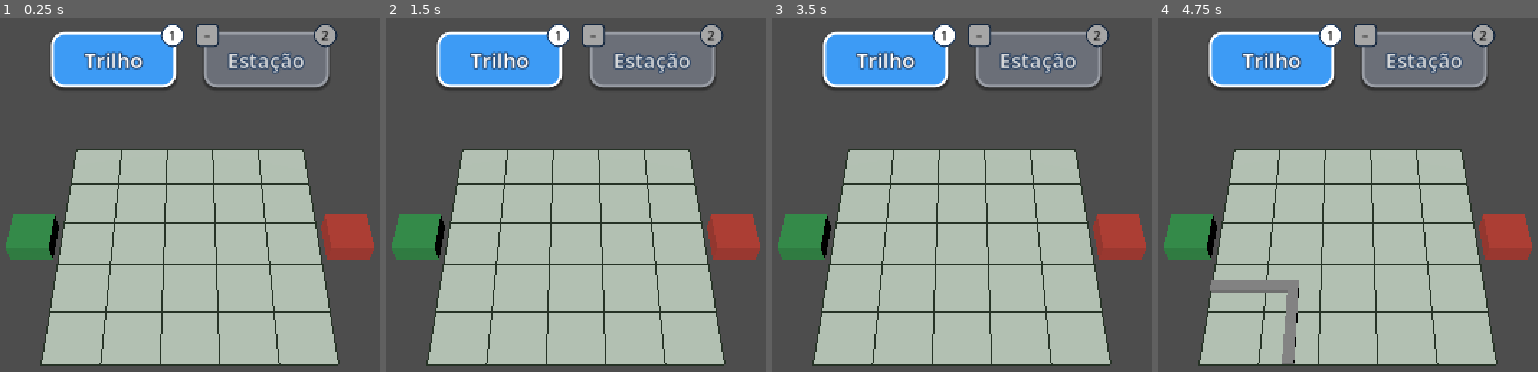
Above: before the commit, frames 1-4 (left to right).
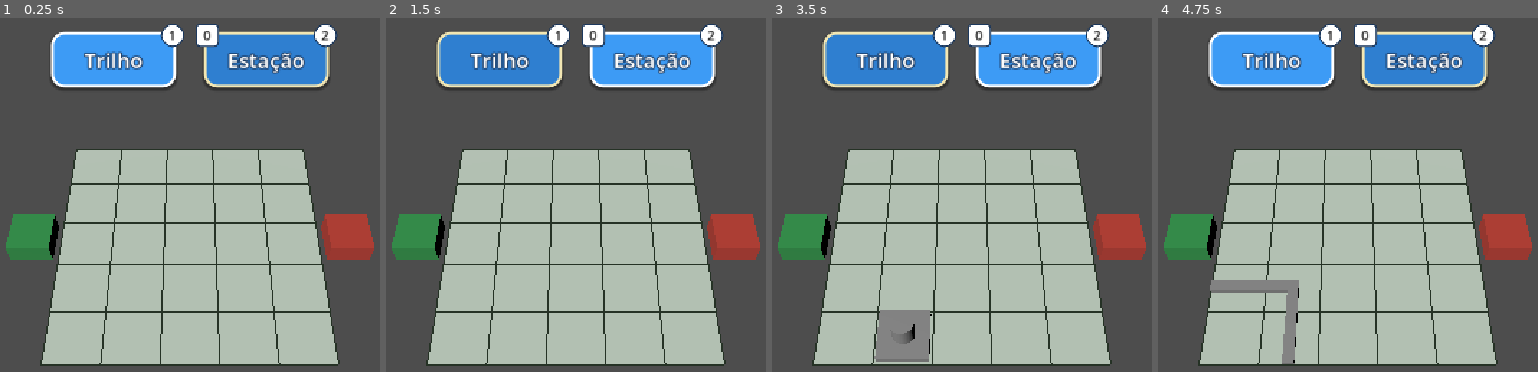
Above: after the commit, the same moments.

Repository: Danil0Ribeir0/automatoon-godot
Game: Godot game, scene res://scenes/game/GameWorld.tscn
The game is run twice, just before and just after one commit, with the same random seed, the same clock (stepped at 60 frames per second) and the same inputs.
Inputs (mouse positions are in pixels of both pictures, inside the frame that each line leads up to):
- Up to frame 1 (0.25 s): no input
- Up to frame 2 (1.5 s): click "Trilho" at 0.5 s; click "Trilho" (after the commit: "Estação") at 1.25 s
- Up to frame 3 (3.5 s): tap Enter at 2, 2.1 s; move the mouse to (1136, 219) at 2.02 s; hold Up 2.03-2.75 s; click (1136, 219) at 2.17 s; tap Space at 2.75 s; drag from (802, 265) to (920, 333) at 2.77 s
- Up to frame 4 (4.75 s): move the mouse to (1427, 145) at 3.52 s; hold Up 3.53-4.25 s; tap 1 at 3.6 s; click (1427, 145) at 3.67 s; tap Enter at 4.25 s; drag from (1306, 333) to (outside the picture) at 4.27 s

The runs differ from the first frame. In frame 1, 5.2% of the frame differs, in the area x 51-89%, y 1-20%; in frame 2, 9.7%; in frame 3, 12%, in the area x 13-89%, y 1-98%; in frame 4, 5.2%.

Commit message:
feat: place station

Diff:
--- a/scenes/game/GameWorld.tscn
+++ b/scenes/game/GameWorld.tscn
@@ -2,7 +2,7 @@
 
 [ext_resource type="Script" uid="uid://dvp05xba2dlgg" path="res://scripts/game/game_world.gd" id="1_gl70c"]
 [ext_resource type="Script" uid="uid://ci2tvrhc2ba3p" path="res://scripts/view/grid_board.gd" id="2_5ci18"]
-[ext_resource type="Resource" uid="uid://cuhtg8her4ovw" path="res://resources/levels/tutorial_01.tres" id="2_mlbq7"]
+[ext_resource type="Resource" uid="uid://dfvtv3xh7uwpy" path="res://resources/levels/tutorial_02.tres" id="2_mlbq7"]
 [ext_resource type="Script" uid="uid://cspfyfcoja538" path="res://scripts/input/grid_picker.gd" id="4_earwm"]
 [ext_resource type="PackedScene" uid="uid://djgo7ml3073w8" path="res://scenes/rails/RailPiece.tscn" id="4_fa7sg"]
 [ext_resource type="Script" uid="uid://cmundalpj48p" path="res://scripts/input/input_controller.gd" id="5_earwm"]
--- a/scripts/game/game_world.gd
+++ b/scripts/game/game_world.gd
@@ -25,6 +25,7 @@
 	_hud.tool_requested.connect(_router.request_tool)
 	_router.tool_changed.connect(_hud.show_active_tool)
 	_router.request_tool(ToolRouter.ToolId.RAIL)
+	_router.preview_changed.connect(_board.show_preview)
 
 	get_viewport().size_changed.connect(_fit_camera)
 	_fit_camera()
--- a/scripts/input/input_controller.gd
+++ b/scripts/input/input_controller.gd
@@ -5,6 +5,10 @@
 signal secondary_pressed(cell: Vector2i)
 signal cursor_moved(cell: Vector2i)
 signal released
+
+## O mouse mudou de célula SEM botão pressionado. Também é emitido ao soltar
+## um botão, para o preview reaparecer já atualizado.
+signal hover_changed(cell: Vector2i)
 
 signal rail_tool_requested
 signal station_tool_requested
@@ -15,6 +19,7 @@
 
 var _active_button := MOUSE_BUTTON_NONE
 var _last_cell := GridPicker.NO_CELL
+var _hover_cell := GridPicker.NO_CELL
 
 
 func _unhandled_input(event: InputEvent) -> void:
@@ -22,17 +27,26 @@
 		_handle_key(event)
 	elif event is InputEventMouseButton:
 		_handle_button(event)
-	elif event is InputEventMouseMotion and _active_button != MOUSE_BUTTON_NONE:
-		var cell := picker.cell_at_screen(event.position)
-		if cell != GridPicker.NO_CELL and cell != _last_cell:
-			_last_cell = cell
-			cursor_moved.emit(cell)
+	elif event is InputEventMouseMotion:
+		if _active_button == MOUSE_BUTTON_NONE:
+			_update_hover(event.position)
+		else:
+			var cell := picker.cell_at_screen(event.position)
+			if cell != GridPicker.NO_CELL and cell != _last_cell:
+				_last_cell = cell
+				cursor_moved.emit(cell)
+
+
+func _update_hover(screen_pos: Vector2) -> void:
+	var cell := picker.cell_at_screen(screen_pos)
+	if cell != _hover_cell:
+		_hover_cell = cell
+		hover_changed.emit(cell)
 
 
 func _handle_key(event: InputEventKey) -> void:
 	if not event.pressed or event.echo:
 		return
-	# physical_keycode = posição da tecla, independe do layout do teclado.
 	match event.physical_keycode:
 		KEY_1:
 			rail_tool_requested.emit()
@@ -62,3 +76,6 @@
 		_active_button = MOUSE_BUTTON_NONE
 		_last_cell = GridPicker.NO_CELL
 		released.emit()
+		# Sempre emite: a célula pode ser a mesma, mas o modelo acabou de mudar.
+		_hover_cell = picker.cell_at_screen(event.position)
+		hover_changed.emit(_hover_cell)
--- a/scripts/tools/build_tool.gd
+++ b/scripts/tools/build_tool.gd
@@ -1,7 +1,9 @@
 class_name BuildTool
 extends RefCounted
 
-## Interface das ferramentas acionadas por um traço do mouse.
+enum Preview { HIDDEN, VALID, INVALID }
+
+
 func begin(_cell: Vector2i) -> void:
 	pass
 
@@ -14,6 +16,11 @@
 	pass
 
 
+## Como o fantasma deve aparecer sobre `_cell`. Padrão: sem fantasma.
+func preview(_cell: Vector2i) -> int:
+	return Preview.HIDDEN
+
+
 ## Um passo ortogonal de `from` em direção a `to` (preenche saltos do mouse).
 static func step_toward(from: Vector2i, to: Vector2i) -> Vector2i:
 	var d := to - from
--- a/scripts/tools/station_placer.gd
+++ b/scripts/tools/station_placer.gd
@@ -1,6 +1,7 @@
 class_name StationPlacer
 extends BuildTool
 
+## Emitido quando a colocação é recusada (ponto de extensão para feedback futuro).
 signal placement_rejected(cell: Vector2i)
 
 var symbol: StringName
@@ -18,3 +19,13 @@
 		_model.set_station_symbol(cell, symbol)
 	elif not _model.place_station(cell, symbol):
 		placement_rejected.emit(cell)
+
+
+func preview(cell: Vector2i) -> int:
+	if not _model.in_bounds(cell):
+		return Preview.HIDDEN
+	if _model.is_locked(cell):
+		return Preview.INVALID
+	if _model.has_station(cell):
+		return Preview.HIDDEN
+	return Preview.VALID if _model.can_place_station(cell) else Preview.INVALID
--- a/scripts/tools/tool_router.gd
+++ b/scripts/tools/tool_router.gd
@@ -2,6 +2,8 @@
 extends Node
 
 signal tool_changed(tool: int, symbol: StringName)
+## Estado do fantasma de colocação (BuildTool.Preview) na célula indicada.
+signal preview_changed(cell: Vector2i, state: int)
 
 enum ToolId { RAIL, STATION }
 
@@ -20,6 +22,7 @@
 var _primary: BuildTool
 ## Ferramenta do traço em andamento (null quando nenhum botão está pressionado).
 var _stroke_tool: BuildTool
+var _hover_cell := GridPicker.NO_CELL
 
 
 func setup(model: GridModel, station_enabled: bool, symbols: Array[StringName]) -> void:
@@ -34,6 +37,7 @@
 	input.secondary_pressed.connect(_begin_stroke.bind(false))
 	input.cursor_moved.connect(_on_cursor_moved)
 	input.released.connect(_on_released)
+	input.hover_changed.connect(_on_hover_changed)
 
 	input.rail_tool_requested.connect(func(): request_tool(ToolId.RAIL))
 	input.station_tool_requested.connect(func(): request_tool(ToolId.STATION))
@@ -62,6 +66,7 @@
 		_:
 			return
 	tool_changed.emit(tool, _symbols[_symbol_index] if _station_active else &"")
+	_refresh_preview()
 
 
 func cycle_symbol(step: int) -> void:
@@ -73,6 +78,7 @@
 
 func _begin_stroke(cell: Vector2i, primary: bool) -> void:
 	_stroke_tool = _primary if primary else _eraser
+	_refresh_preview() # esconde o fantasma durante o traço
 	_stroke_tool.begin(cell)
 
 
@@ -85,3 +91,16 @@
 	if _stroke_tool != null:
 		_stroke_tool.end_stroke()
 		_stroke_tool = null
+	# O preview reaparece no hover_changed que o InputController emite em seguida.
+
+
+func _on_hover_changed(cell: Vector2i) -> void:
+	_hover_cell = cell
+	_refresh_preview()
+
+
+func _refresh_preview() -> void:
+	var state := BuildTool.Preview.HIDDEN
+	if _stroke_tool == null and _hover_cell != GridPicker.NO_CELL:
+		state = _primary.preview(_hover_cell)
+	preview_changed.emit(_hover_cell, state)
--- a/scripts/view/grid_board.gd
+++ b/scripts/view/grid_board.gd
@@ -4,6 +4,7 @@
 @export var cell_size: float = 1.0
 @export var rail_piece_scene: PackedScene
 @export var station_scene: PackedScene
+## Alfabeto do jogo: cor de cada estação pelo símbolo.
 @export var symbols: Array[SymbolDefinition] = []
 
 @export_group("Cores")
@@ -11,11 +12,14 @@
 @export var line_color := Color(0.15, 0.2, 0.15)
 @export var spawn_color := Color(0.2, 0.6, 0.3)
 @export var exit_color := Color(0.75, 0.25, 0.2)
+@export var ghost_valid_color := Color(0.3, 1.0, 0.4)
+@export var ghost_invalid_color := Color(1.0, 0.3, 0.3)
 
 var _model: GridModel
-var _pieces: Dictionary = {}
-var _station_views: Dictionary = {}
-var _symbol_lookup: Dictionary = {}
+var _pieces: Dictionary = {} # Vector2i -> RailPiece
+var _station_views: Dictionary = {} # Vector2i -> StationView
+var _symbol_lookup: Dictionary = {} # StringName -> SymbolDefinition
+var _preview: StationView
 
 @onready var _ground: MeshInstance3D = $Ground
 @onready var _lines: MeshInstance3D = $Lines
@@ -30,6 +34,7 @@
 	_build_ground()
 	_build_lines()
 	_build_terminals()
+	_create_preview()
 
 
 func cell_to_world(cell: Vector2i) -> Vector3:
@@ -45,6 +50,19 @@
 		floori(local.z / cell_size + half.y))
 
 
+## Mostra ou esconde o fantasma de colocação (estado = BuildTool.Preview).
+func show_preview(cell: Vector2i, state: int) -> void:
+	if _preview == null:
+		return
+	if state == BuildTool.Preview.HIDDEN:
+		_preview.visible = false
+		return
+	_preview.position = _cell_to_local(cell)
+	_preview.apply_ghost(
+		ghost_valid_color if state == BuildTool.Preview.VALID else ghost_invalid_color)
+	_preview.visible = true
+
+
 func _cell_to_local(cell: Vector2i) -> Vector3:
 	var half := Vector2(_model.size) * 0.5
 	return Vector3(
@@ -52,6 +70,8 @@
 		0.0,
 		(cell.y + 0.5 - half.y) * cell_size)
 
+
+# --- Peças e estações ------------------------------------------------------
 
 func _on_cell_changed(cell: Vector2i) -> void:
 	if _model.is_terminal(cell):
@@ -67,6 +87,9 @@
 	var piece: RailPiece = _pieces.get(cell)
 	if piece == null:
 		piece = _spawn_view(rail_piece_scene, cell) as RailPiece
+		if piece == null:
+			push_error("RailPiece.tscn: o nó raiz precisa ter rail_piece.gd anexado")
+			return
 		_pieces[cell] = piece
 	piece.apply_shape(_model.get_shape(cell))
 
@@ -103,7 +126,26 @@
 		views.erase(cell)
 
 
+# --- Fantasma --------------------------------------------------------------
+
+func _create_preview() -> void:
+	if station_scene == null:
+		push_error("GridBoard: 'Station Scene' não atribuída; o preview não será criado")
+		return
+	_preview = station_scene.instantiate() as StationView
+	if _preview == null:
+		push_error("Station.tscn: o nó raiz precisa ter station_view.gd anexado")
+		return
+	_preview.name = "PlacementPreview"
+	_preview.scale = Vector3.ONE * cell_size
+	_preview.visible = false
+	add_child(_preview)
+
+
+# --- Visual do tabuleiro ---------------------------------------------------
+
 func _build_terminals() -> void:
+	# Placeholder: vira Spawn.tscn/Exit.tscn (túneis) numa etapa futura.
 	_add_marker(_model.spawn_cell, spawn_color)
 	_add_marker(_model.exit_cell, exit_color)
 
--- a/scripts/view/station_view.gd
+++ b/scripts/view/station_view.gd
@@ -3,14 +3,15 @@
 
 ## Quanto a plataforma escurece quando a estação é fixa (travada).
 @export_range(0.0, 1.0) var locked_darken: float = 0.45
+## Opacidade do fantasma de colocação.
+@export_range(0.1, 1.0) var ghost_alpha: float = 0.5
 
 @onready var _platform: MeshInstance3D = get_node_or_null("Platform")
 @onready var _marker: MeshInstance3D = get_node_or_null("Marker")
 
 
 func apply(definition: SymbolDefinition, locked: bool) -> void:
-	if _platform == null or _marker == null:
-		push_error("Station.tscn precisa ter os filhos diretos 'Platform' e 'Marker' (MeshInstance3D)")
+	if not _has_parts():
 		return
 	var marker_color := definition.color if definition else Color.MAGENTA
 	var platform_color := definition.platform_color if definition else Color.MAGENTA
@@ -20,6 +21,24 @@
 	_platform.material_override = _flat(platform_color)
 
 
+## Fantasma: estrutura inteira numa só cor semitransparente.
+func apply_ghost(tint: Color) -> void:
+	if not _has_parts():
+		return
+	var mat := StandardMaterial3D.new()
+	mat.albedo_color = Color(tint.r, tint.g, tint.b, ghost_alpha)
+	mat.transparency = BaseMaterial3D.TRANSPARENCY_ALPHA
+	_platform.material_override = mat
+	_marker.material_override = mat
+
+
+func _has_parts() -> bool:
+	if _platform == null or _marker == null:
+		push_error("Station.tscn precisa ter os filhos diretos 'Platform' e 'Marker' (MeshInstance3D)")
+		return false
+	return true
+
+
 func _flat(color: Color) -> StandardMaterial3D:
 	var mat := StandardMaterial3D.new()
 	mat.albedo_color = color
